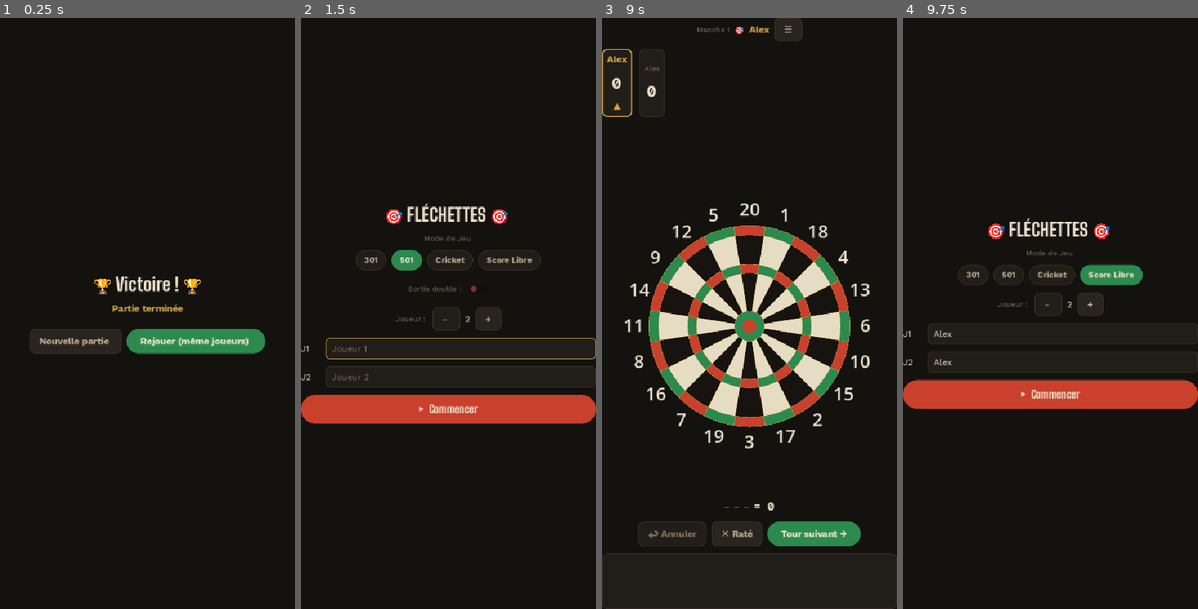
Above: before the commit, frames 1-4 (left to right).
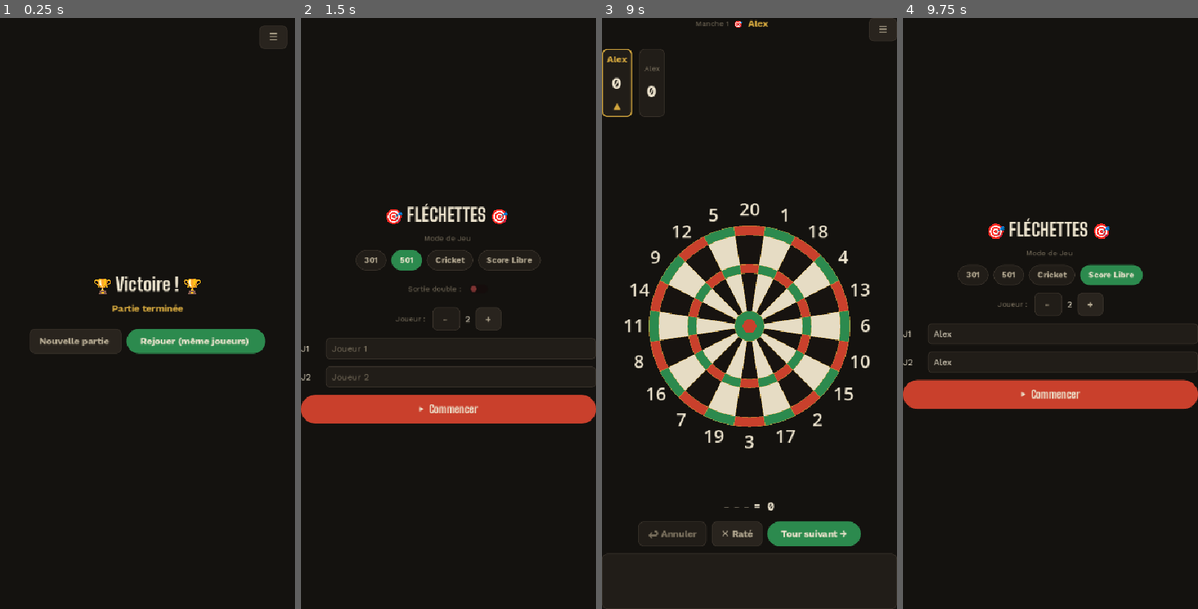
Above: after the commit, the same moments.

Repository: hugewilfried-hub/flechepointe
Game: Godot game, scene res://scenes/WinScreen.tscn
Two runs of this game, one before a commit and one after it. Both use one fixed random seed, a clock stepped at 60 frames per second and the inputs below. This scene is started directly instead of the project's main scene.
Inputs (mouse positions are in pixels of both pictures, inside the frame that each line leads up to):
- Up to frame 1 (0.25 s): no input
- Up to frame 2 (1.5 s): click "Nouvelle partie" (after the commit: "☰") at 0.5 s; click (377, 343) at 1.25 s, where only the run after the commit has a clickable "Nouvelle partie"
- Up to frame 3 (9 s): click (761, 348) at 2.02 s; type "Alex" at 2.1 s; click (761, 378) at 2.25 s; type "Alex" at 2.33 s; click "301" at 2.75 s; click "501" at 3.5 s; click "Cricket" at 4.25 s; click "Score Libre" at 5 s; click "+" at 5.75 s; click (761, 319) at 6.52 s; type "Alex" at 6.6 s; click (761, 348) at 6.75 s; type "Alex" at 6.83 s; click (761, 378) at 6.98 s; type "Alex" at 7.07 s; click "-" at 7.25 s; click (761, 331) at 8.02 s; type "Alex" at 8.1 s; click (761, 360) at 8.25 s; type "Alex" at 8.33 s; click "▶ Commencer" at 8.75 s
- Up to frame 4 (9.75 s): click "☰" at 9.5 s

The runs differ from the first frame. In frame 1, less than 0.1% of the frame differs, in the area x 88-98%, y 1-6%; in frame 2, 0.2%; in frame 3, 0.4%, in the area x 31-100%, y 0-4%; in frame 4, nothing differs.

Commit message:
Epingle le bouton menu (=) en haut a droite sur Game et WinScreen
- Game : le bouton "=" sort du groupe centre (manche/joueur/sortie
  double) et est pousse a droite de la barre du haut via un conteneur
  dedie en expand-fill.
- WinScreen : ajoute le meme bouton, absent jusqu'ici, ancre en haut a
  droite de l'ecran (retour au menu principal).
- Absent du menu principal (deja l'ecran de menu).

Co-Authored-By: Claude Sonnet 5 <noreply@anthropic.com>

Diff:
--- a/scenes/Game.gd
+++ b/scenes/Game.gd
@@ -20,9 +20,9 @@
 const WIN_SCENE  := "res://scenes/WinScreen.tscn"
 const MENU_SCENE := "res://scenes/MainMenu.tscn"
 
-@onready var lbl_round:   Label         = $VBoxContainer/top_bar/lbl_round
-@onready var lbl_player:  Label         = $VBoxContainer/top_bar/lbl_current_player
-@onready var lbl_double_out: Label      = $VBoxContainer/top_bar/lbl_double_out
+@onready var lbl_round:   Label         = $VBoxContainer/top_bar/info_box/lbl_round
+@onready var lbl_player:  Label         = $VBoxContainer/top_bar/info_box/lbl_current_player
+@onready var lbl_double_out: Label      = $VBoxContainer/top_bar/info_box/lbl_double_out
 @onready var btn_menu:    Button        = $VBoxContainer/top_bar/btn_menu
 @onready var score_panel                = $VBoxContainer/score_panel/HBoxContainer
 @onready var dartboard:   Control       = $VBoxContainer/dartboard
--- a/scenes/Game.tscn
+++ b/scenes/Game.tscn
@@ -21,19 +21,23 @@
 grow_horizontal = 2
 grow_vertical = 2
 
-[node name="top_bar" type="HFlowContainer" parent="VBoxContainer" unique_id=364492559]
+[node name="top_bar" type="HBoxContainer" parent="VBoxContainer" unique_id=364492559]
 layout_mode = 2
+
+[node name="info_box" type="HFlowContainer" parent="VBoxContainer/top_bar"]
+layout_mode = 2
+size_flags_horizontal = 3
 alignment = 1
 
-[node name="lbl_round" type="Label" parent="VBoxContainer/top_bar" unique_id=833425799]
+[node name="lbl_round" type="Label" parent="VBoxContainer/top_bar/info_box" unique_id=833425799]
 layout_mode = 2
 theme_type_variation = &"MutedLabel"
 
-[node name="lbl_current_player" type="Label" parent="VBoxContainer/top_bar" unique_id=531711820]
+[node name="lbl_current_player" type="Label" parent="VBoxContainer/top_bar/info_box" unique_id=531711820]
 layout_mode = 2
 theme_type_variation = &"AccentLabel"
 
-[node name="lbl_double_out" type="Label" parent="VBoxContainer/top_bar"]
+[node name="lbl_double_out" type="Label" parent="VBoxContainer/top_bar/info_box"]
 visible = false
 layout_mode = 2
 theme_type_variation = &"MutedLabel"
--- a/scenes/WinScreen.gd
+++ b/scenes/WinScreen.gd
@@ -16,12 +16,14 @@
 @onready var scores_container: VBoxContainer = $VBoxContainer/scores_container
 @onready var btn_menu:         Button        = $VBoxContainer/HFlowContainer/btn_menu
 @onready var btn_replay:       Button        = $VBoxContainer/HFlowContainer/btn_replay
+@onready var btn_burger:       Button        = $btn_burger
 
 # ─────────────────────────────────────────────
 func _ready() -> void:
 	print("[WinScreen] _ready() -> winner_index=%d" % GameData.winner_index)
 	SafeArea.apply_bottom_spacer($VBoxContainer)
 	btn_menu.pressed.connect(func():  get_tree().change_scene_to_file(MENU_SCENE))
+	btn_burger.pressed.connect(func(): get_tree().change_scene_to_file(MENU_SCENE))
 	btn_replay.pressed.connect(_on_replay)
 
 	_display_results()
--- a/scenes/WinScreen.tscn
+++ b/scenes/WinScreen.tscn
@@ -10,6 +10,18 @@
 grow_horizontal = 2
 grow_vertical = 2
 script = ExtResource("1_ulig0")
+
+[node name="btn_burger" type="Button" parent="."]
+layout_mode = 1
+anchors_preset = 1
+anchor_left = 1.0
+anchor_right = 1.0
+grow_horizontal = 0
+offset_left = -46.0
+offset_top = 12.0
+offset_right = -12.0
+offset_bottom = 46.0
+text = "☰"
 
 [node name="VBoxContainer" type="VBoxContainer" parent="." unique_id=2138841653]
 layout_mode = 1
